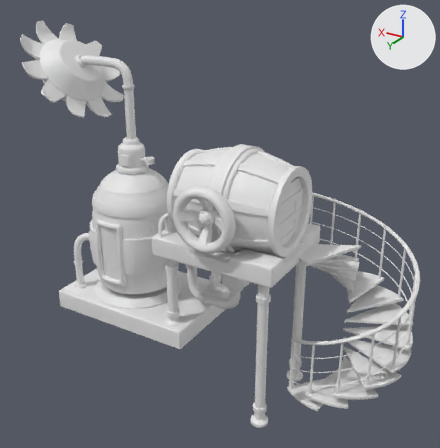
Before and after pictures for a commit that changed the FBX model Assets/step02/model/02_tank.FBX.
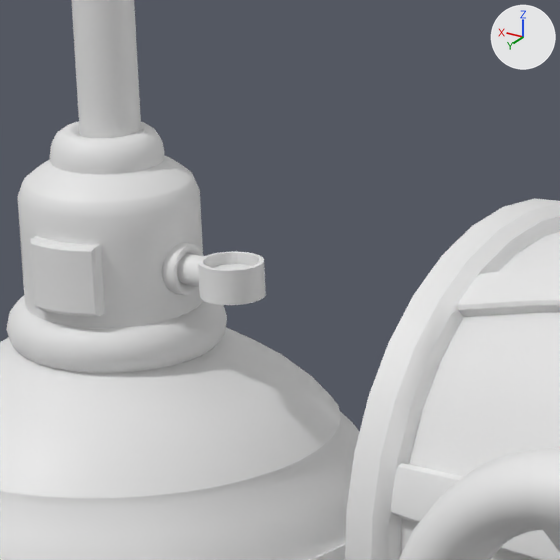
The first picture shows the older version from a 50 mm lens placed at (-15.85, 19.15, 12.49), pointed at (-7.1, 4.58, 5.2). The close-ups show both versions on the part from 26% to 45% of the width and 27% to 45% of the height of that picture; other places that the commit changed are outside them. Lighting does not change. The marker at upper right points along +X, +Y and +Z. Where no turn or scale is listed for an object, it has been applied to the vertices.
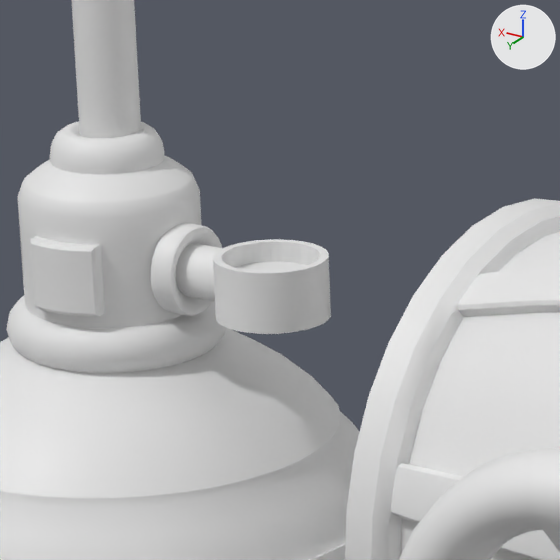
Diff of the bpy script that builds the scene:
```diff
--- a/Assets/step02/model/02_tank.FBX.py
+++ b/Assets/step02/model/02_tank.FBX.py
@@ me_mesh_014_1 @@
+me_mesh_014_1 = me_mesh_016.copy(); me_mesh_014_1.name = 'Mesh.014'  # the mesh of ob_torus020
@@ ob_torus016 @@
-ob_torus016 = bpy.data.objects.new('Torus016', me_mesh_015)
+ob_torus016 = bpy.data.objects.new('Torus016', me_mesh_014_1)
 ob_torus016.location = (-4.38, 5.231, 7.519)
@@ ob_cylinder102 @@
 ob_cylinder102.rotation_euler = (1.571, 0.0, -1.571)  # degrees (90, 0, -90)
-ob_cylinder102.scale = (0.0117, 0.0117, 0.00635)
+ob_cylinder102.scale = (0.0205, 0.0205, 0.0111)
```

Where the change shows, as pixel boxes [x1, y1, x2, y2] in the close-ups (560 x 560 px):
'Cylinder102', rescaled (74% wider, 75% taller): before [163, 242, 266, 305]; after [151, 223, 331, 334]
